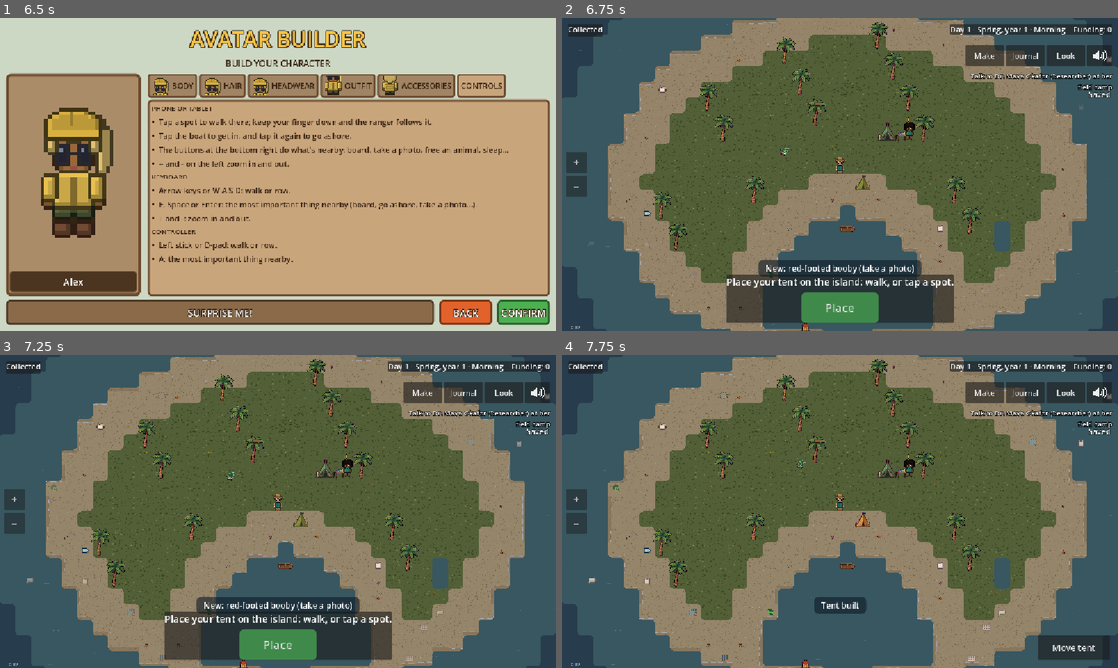
Above: before the commit, frames 1-4 (two rows, left to right).
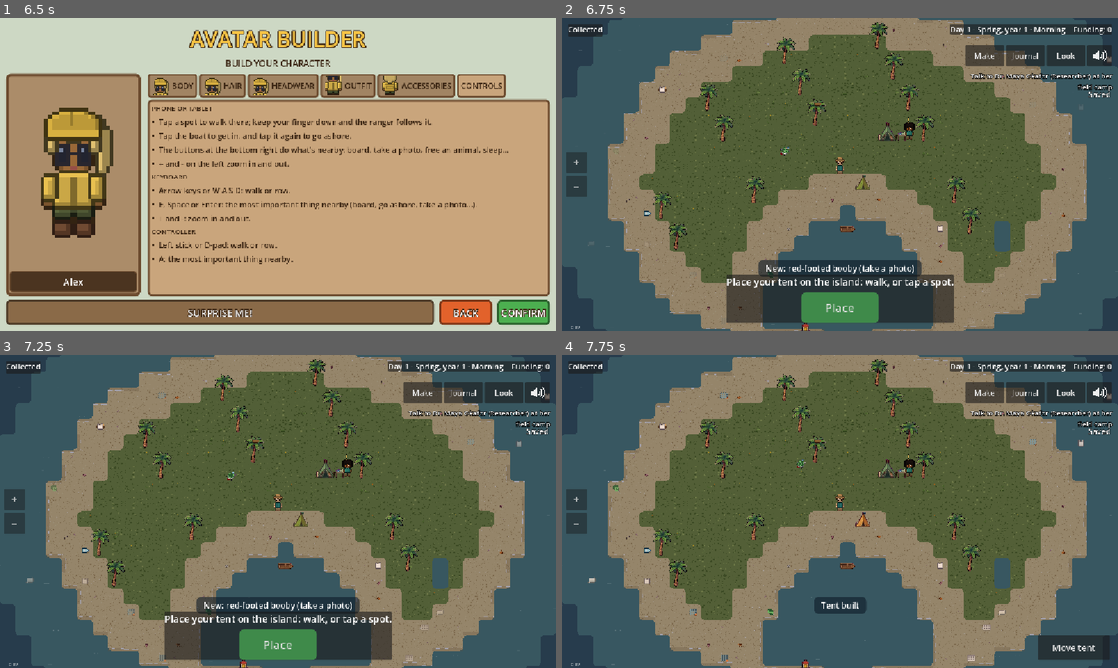
Above: after the commit, the same moments.

Repository: detronics-apps/ocean-haven
Game: Godot game, scene res://scenes/world/ocean_world.tscn
The game is run twice, just before and just after one commit, with the same random seed, the same clock (stepped at 60 frames per second) and the same inputs.
Inputs (mouse positions are in pixels of both pictures, inside the frame that each line leads up to):
- Up to frame 1 (6.5 s): click (72, 280) at 0.52 s; type "Alex" at 0.6 s; click "BODY" at 1.25 s; click "HAIR" at 2 s; click "HEADWEAR" at 2.75 s; click "OUTFIT" at 3.5 s; click "ACCESSORIES" at 4.25 s; click "CONTROLS" at 5 s; click "SURPRISE ME!" at 5.75 s
- Up to frame 2 (6.75 s): click "BACK" at 6.5 s
- Up to frame 3 (7.25 s): no input
- Up to frame 4 (7.75 s): click "Place" at 7.25 s

Frame 1 is identical in both runs. In frame 2, 0.4% of the frame differs, in the area x 8-95%, y 0-100%; in frame 3, 0.4%; in frame 4, 0.4%.

Commit message:
Funding balance: a founding grant, first photos, levelling off, rising costs
Maya hands over 200 from the fundraiser that sent the ranger to the island, with her camera
(Fleet.marked). The first photo of each species pays 50, later ones 20 a day. Visitor income
levels off on each island (the busiest facility in full, the next 75 %, then 56 %...). The rescue
station costs 300; the other signature buildings 500 / 650 / 800 along the chain; each Exploration
Ship 400 plus 160 per ship already built; upgrades cost more each level (the Make menu lists both).

Co-Authored-By: Claude Opus 5.5 <noreply@anthropic.com>

Diff:
--- a/data/buildings/coral_restoration_lab.tres
+++ b/data/buildings/coral_restoration_lab.tres
@@ -18,7 +18,7 @@
 order = 0
 size = Vector2i(3, 2)
 terrain = PackedStringArray("sand", "grass")
-cost_funding = 345
+cost_funding = 650
 cost_items = Dictionary[StringName, int]({&"wood": 5})
 facility = &"signature"
 one_per_island = true
--- a/data/buildings/deep_ocean_outpost.tres
+++ b/data/buildings/deep_ocean_outpost.tres
@@ -17,7 +17,7 @@
 size = Vector2i(2, 2)
 terrain = PackedStringArray("", "water")
 category = &"sea"
-cost_funding = 400
+cost_funding = 650
 cost_items = Dictionary[StringName, int]({&"wood": 6})
 facility = &"signature"
 one_per_island = true
--- a/data/buildings/expedition_boat.tres
+++ b/data/buildings/expedition_boat.tres
@@ -19,7 +19,7 @@
 texture = ExtResource("2_br52n")
 size = Vector2i(2, 1)
 terrain = PackedStringArray("water", "")
-cost_funding = 660
+cost_funding = 400
 one_per_island = true
 requires = &"dock"
 must_touch = &"dock"
@@ -35,3 +35,4 @@
 storage = 99
 storage_needs = &"cargo_module"
 stores = PackedStringArray("wood", "sapling", "coastal_sapling", "pine_sapling", "pisonia_sapling", "mangrove_propagule", "sand", "mud", "clean_water", "coral_fragment")
+cost_rises_by = 160
--- a/data/buildings/kelp_research_platform.tres
+++ b/data/buildings/kelp_research_platform.tres
@@ -15,7 +15,7 @@
 texture = ExtResource("2_krp")
 size = Vector2i(3, 2)
 terrain = PackedStringArray("sand", "grass")
-cost_funding = 345
+cost_funding = 500
 cost_items = Dictionary[StringName, int]({&"wood": 5})
 facility = &"signature"
 one_per_island = true
--- a/data/buildings/marine_rescue_station.tres
+++ b/data/buildings/marine_rescue_station.tres
@@ -15,7 +15,7 @@
 texture = ExtResource("2_mrs")
 size = Vector2i(3, 2)
 terrain = PackedStringArray("sand", "grass")
-cost_funding = 460
+cost_funding = 300
 cost_items = Dictionary[StringName, int]({&"wood": 6})
 facility = &"signature"
 one_per_island = true
--- a/data/buildings/polar_research_station.tres
+++ b/data/buildings/polar_research_station.tres
@@ -16,7 +16,7 @@
 order = 0
 size = Vector2i(2, 2)
 terrain = PackedStringArray("rock", "ice")
-cost_funding = 400
+cost_funding = 800
 cost_items = Dictionary[StringName, int]({&"wood": 6})
 facility = &"signature"
 one_per_island = true
--- a/data/buildings/waterworks_station.tres
+++ b/data/buildings/waterworks_station.tres
@@ -15,7 +15,7 @@
 texture = ExtResource("2_t")
 size = Vector2i(3, 2)
 terrain = PackedStringArray("sand", "grass", "mud")
-cost_funding = 345
+cost_funding = 500
 cost_items = Dictionary[StringName, int]({&"wood": 5})
 facility = &"signature"
 one_per_island = true
--- a/data/people/maya.tres
+++ b/data/people/maya.tres
@@ -38,9 +38,9 @@
 [sub_resource type="Resource" id="Topic_4"]
 script = ExtResource("2_t")
 id = &"photos"
-lines = PackedStringArray("Here, take my old camera. Could you photograph the animals for me? Walk up slowly, so they stay calm.", "And go and see Tom at the lighthouse. He's watched this beach for fifty years.")
+lines = PackedStringArray("Here, take my old camera. Could you photograph the animals for me? Walk up slowly, so they stay calm.", "And this is from the fundraiser back home that sent you here: 200 funding to get you started.", "And go and see Tom at the lighthouse. He's watched this beach for fifty years.")
 instead_when = PackedStringArray("met:tom")
-instead = PackedStringArray("Here, take my old camera. Could you photograph the animals for me? Walk up slowly, so they stay calm.")
+instead = PackedStringArray("Here, take my old camera. Could you photograph the animals for me? Walk up slowly, so they stay calm.", "And this is from the fundraiser back home that sent you here: 200 funding to get you started.")
 objective = SubResource("Goal_4")
 marks = &"camera"
 thanks = PackedStringArray("Look at this, {name}! Every animal here does something for this island, even the little ones.", "Now I want to know what changed for them.")
--- a/scripts/buildings/build_mode.gd
+++ b/scripts/buildings/build_mode.gd
@@ -240,7 +240,7 @@
 
 
 func can_afford(data: BuildingData) -> bool:
-	return has_enough(data.cost_funding, data.cost_litter, data.cost_items)
+	return has_enough(data.funding_cost(), data.cost_litter, data.cost_items)
 
 
 ## Whether the ranger has this much funding, litter and items (carried or stored).
@@ -284,7 +284,7 @@
 	if not _free:
 		if not can_afford(_data):
 			return false
-		pay(_data.cost_funding, _data.cost_litter, _data.cost_items)
+		pay(_data.funding_cost(), _data.cost_litter, _data.cost_items)
 	for old: Building in get_tree().get_nodes_in_group("buildings"):
 		# (only on this island: a house here doesn't take down a tent on another island)
 		if old.data.id == _data.replaces and Regions.nearest(old.global_position) == Regions.nearest(Terrain.centre_of(_cell)):
--- a/scripts/buildings/building.gd
+++ b/scripts/buildings/building.gd
@@ -475,11 +475,11 @@
 func upgrade() -> void:
 	if tier >= data.max_tier:
 		return
-	if not BuildMode.has_enough(data.upgrade_funding, data.upgrade_litter, data.upgrade_items):
+	if not BuildMode.has_enough(data.upgrade_funding_at(tier), data.upgrade_litter, data.upgrade_items):
 		get_tree().call_group("hud", "show_toast", "To upgrade your %s: %s" % [
-			data.display_name, data.upgrade_cost_text()])
-		return
-	BuildMode.pay(data.upgrade_funding, data.upgrade_litter, data.upgrade_items)
+			data.display_name, data.upgrade_cost_text(tier)])
+		return
+	BuildMode.pay(data.upgrade_funding_at(tier), data.upgrade_litter, data.upgrade_items)
 	tier += 1
 	var better := "pays %d funding per piece" % recycle_value()
 	if not data.range_per_tier.is_empty():
--- a/scripts/buildings/building_data.gd
+++ b/scripts/buildings/building_data.gd
@@ -49,6 +49,9 @@
 @export var tier_textures: Array[Texture2D] = []
 ## What each upgrade costs.
 @export var upgrade_funding := 0
+## Each one already built (on any island) adds this to the next one's funding: Exploration
+## Ships cost more the further the fleet has gone (the owner).
+@export var cost_rises_by := 0
 ## Litter each upgrade uses (recycling centres).
 @export var upgrade_litter := 0
 @export var upgrade_items: Dictionary[StringName, int] = {}
@@ -183,12 +186,30 @@
 
 ## "Needs 20 funding + 5 recycled litter + 2 wood." for menus and hints.
 func cost_text() -> String:
-	var text := describe_cost(cost_funding, cost_litter, cost_items)
+	var text := describe_cost(funding_cost(), cost_litter, cost_items)
 	return text + (" Upkeep: %d funding a day." % upkeep if upkeep > 0 else "")
 
 
-func upgrade_cost_text() -> String:
-	return describe_cost(upgrade_funding, upgrade_litter, upgrade_items)
+func upgrade_cost_text(tier := 1) -> String:
+	return describe_cost(upgrade_funding_at(tier), upgrade_litter, upgrade_items)
+
+
+## The funding the next one costs (cost_rises_by for each already built).
+func funding_cost() -> int:
+	if cost_rises_by <= 0:
+		return cost_funding
+	var built := 0
+	var tree := Engine.get_main_loop() as SceneTree
+	if tree:
+		for building: Node in tree.get_nodes_in_group("buildings"):
+			if building.get("data") and building.data.id == id and not building.is_queued_for_deletion():
+				built += 1
+	return cost_funding + cost_rises_by * built
+
+
+## Upgrading costs more each level (the owner): from tier 1 upgrade_funding, from tier 2 twice it.
+func upgrade_funding_at(tier: int) -> int:
+	return upgrade_funding * tier
 
 
 static func describe_cost(funding: int, litter: int, items: Dictionary) -> String:
--- a/scripts/systems/fleet.gd
+++ b/scripts/systems/fleet.gd
@@ -7,6 +7,8 @@
 
 signal objective_completed(region: RegionData, discovery: DiscoveryData)
 signal upgraded(discovery: DiscoveryData, level: int)
+## A flag set for the first time (Funding: Maya's camera brings the founding grant).
+signal marked(flag: StringName)
 
 ## Region ids whose objective is done, and discovery ids found / installed.
 var _completed := {}
@@ -131,6 +133,7 @@
 	if _flags.has(flag):
 		return
 	_flags[flag] = true
+	marked.emit(flag)
 	if flag in [GLASS_MADE, CLEAN_WATER_MADE] and reusable_bottles():
 		get_tree().call_group("hud", "show_toast", "Reusable glass bottles unlocked!\nGlass from the reef's sand and clean water from the clams: BlueHaven's facilities no longer use plastic drinking bottles, so no new ones drift in on any island.")
 	check()
--- a/scripts/systems/money_system.gd
+++ b/scripts/systems/money_system.gd
@@ -10,6 +10,13 @@
 
 ## Researchers buy the first photo of each species each day.
 const PHOTO_RESEARCH := 20
+## The first photo of each species pays this instead (the owner: something new to find pays).
+const FIRST_PHOTO := 50
+## Handed over by Maya with her camera: from the fundraiser that sent the ranger to the island.
+const FOUNDING_GRANT := 200
+## Visitor income levels off on each island: its busiest funding facility pays in full, the
+## next LEVEL_OFF of what it would, the next LEVEL_OFF squared... (the owner: no runaway income).
+const LEVEL_OFF := 0.75
 ## One-off grant when a species' first hatchlings reach the sea.
 const FIRST_HATCH_GRANT := 100
 
@@ -24,6 +31,7 @@
 	GameClock.new_day.connect(_on_new_day)
 	Journal.photographed.connect(_on_photographed)
 	Journal.hatched.connect(_on_hatched)
+	(func() -> void: Fleet.marked.connect(_on_marked)).call_deferred()  # (Fleet loads after Funding)
 
 
 func earn(amount: int, reason: String) -> void:
@@ -48,12 +56,21 @@
 ## until the ranger collects them.
 func _on_new_day(_day: int) -> void:
 	_pay_upkeep()
+	var by_island := {}  # (island -> [[visitors, building], ...])
 	for building: Building in get_tree().get_nodes_in_group("buildings"):
 		var amount := building.visitors_today()
-		if amount <= 0:
-			continue
-		building.add_funds(amount)
-		donations_waiting.emit(building, amount)
+		if amount > 0:
+			var island := Regions.nearest(building.global_position)
+			if not by_island.has(island):
+				by_island[island] = []
+			by_island[island].append([amount, building])
+	for island in by_island:
+		var list: Array = by_island[island]
+		list.sort_custom(func(a: Array, b: Array) -> bool: return a[0] > b[0])
+		for i in list.size():
+			var amount := maxi(1, roundi(list[i][0] * pow(LEVEL_OFF, i)))
+			list[i][1].add_funds(amount)
+			donations_waiting.emit(list[i][1], amount)
 
 
 ## Each morning, buildings with upkeep are looked after if there's funding for them (an
@@ -72,11 +89,20 @@
 		get_tree().call_group("hud", "show_toast", "Upkeep: -%d funding (%d buildings)" % [paid, count])
 
 
-func _on_photographed(animal: AnimalData, _count: int) -> void:
+func _on_photographed(animal: AnimalData, count: int) -> void:
 	if _photo_paid_day.get(animal.id, -1) == GameClock.day:
 		return
 	_photo_paid_day[animal.id] = GameClock.day
-	earn(PHOTO_RESEARCH, "Researchers are using your %s photo." % animal.display_name)
+	if count == 1:
+		earn(FIRST_PHOTO, "Your first %s photo: researchers are thrilled." % animal.display_name)
+	else:
+		earn(PHOTO_RESEARCH, "Researchers are using your %s photo." % animal.display_name)
+
+
+func _on_marked(flag: StringName) -> void:
+	if flag == &"camera" and not _grants.has("founding"):
+		_grants["founding"] = true
+		earn(FOUNDING_GRANT, "Maya handed you the fundraiser's grant that sent you here.")
 
 
 func _on_hatched(animal: AnimalData, count: int) -> void:
--- a/scripts/ui/build_menu.gd
+++ b/scripts/ui/build_menu.gd
@@ -89,7 +89,10 @@
 	# Only the name, what it does (one short line) and what it costs.
 	var lines: Array[String] = [data.display_name, data.summary if data.summary != "" else data.description, status]
 	if data.max_tier > 1 and not data.locked:  # (what an upgrade costs: the building's button just says Upgrade)
-		lines.append("Each upgrade: " + data.upgrade_cost_text().trim_prefix("Needs "))
+		var steps: Array[String] = []
+		for tier in range(1, data.max_tier):
+			steps.append(data.upgrade_cost_text(tier).trim_prefix("Needs ").trim_suffix("."))
+		lines.append("Upgrades: " + ", then ".join(steps) + ".")
 	var entry := card(data.texture, lines, data.locked)
 	entry.name = "Entry_" + data.id
 	if FACILITY_COLOURS.has(data.facility):
--- a/tests/test_building.gd
+++ b/tests/test_building.gd
@@ -145,9 +145,9 @@
 	_expect(paused, "menu pauses the game")
 	_expect(menu.find_child("Entry_dock", true, false).find_child("Build", true, false) != null,
 		"affordable building offers Build")
-	_expect(_entry_text(menu, "Entry_recycling_centre").contains("Each upgrade:") and _entry_text(menu, "Entry_recycling_centre").contains("funding"),
+	_expect(_entry_text(menu, "Entry_recycling_centre").contains("Upgrades:") and _entry_text(menu, "Entry_recycling_centre").contains(", then "),
 		"the Make menu says what an upgrade costs (%s)" % _entry_text(menu, "Entry_recycling_centre"))
-	_expect(not _entry_text(menu, "Entry_dock").contains("Each upgrade"), "(nothing to upgrade: no upgrade line)")
+	_expect(not _entry_text(menu, "Entry_dock").contains("Upgrades"), "(nothing to upgrade: no upgrade line)")
 	_expect(_entry_text(menu, "Entry_turtle_protection_area").contains("as many as you can"),
 		"protection areas at their limit say so")
 	_expect(menu.find_child("Entry_house", true, false).find_child("Build", true, false) == null,
--- a/tests/test_funding.gd
+++ b/tests/test_funding.gd
@@ -66,12 +66,12 @@
 	# --- Research photos: once per species per day ---
 	journal.photograph(turtle)
 	journal.photograph(turtle)
-	_expect(funding.balance == 40, "one paid photo per day (20 funding; got %d)" % funding.balance)
+	_expect(funding.balance == 70, "one paid photo per day (the first of a species 50; got %d)" % funding.balance)
 
 	# --- Grant for the first hatchlings, once ---
 	journal.record_hatch(turtle, 3)
 	journal.record_hatch(turtle, 3)
-	_expect(funding.balance == 140, "one-off hatchling grant (got %d)" % funding.balance)
+	_expect(funding.balance == 170, "one-off hatchling grant (got %d)" % funding.balance)
 
 	# --- House replaces the tent ---
 	build_mode.add_building(load("res://data/buildings/tent.tres"), Vector2i(-1, -1))
@@ -87,7 +87,7 @@
 	await process_frame
 	var ids := get_nodes_in_group("buildings").map(func(b: Node) -> StringName: return b.data.id)
 	_expect(&"house" in ids and not &"tent" in ids, "tent replaced by the house")
-	_expect(funding.balance == 20 and inventory.total() == 0 and inventory.count(&"wood") == 0,
+	_expect(funding.balance == 50 and inventory.total() == 0 and inventory.count(&"wood") == 0,
 		"house cost 120 funding + 10 litter + 2 wood")
 
 	# --- The house stores wood; building uses carried wood, then stored ---
@@ -117,7 +117,7 @@
 	_expect(not build_mode.can_place(dock, Vector2i(-3, -3)), "dock can't go on grass")
 	_expect(not build_mode.can_place(dock, Vector2i(-30, 0)), "a dock plank must connect to the shore")
 	_expect(build_mode.place_at(Vector2i(0, 2)), "dock plank built at the lagoon beach")
-	_expect(funding.balance == 197, "a dock plank costs 23 funding, no litter (left %d)" % funding.balance)
+	_expect(funding.balance == 227, "a dock plank costs 23 funding, no litter (left %d)" % funding.balance)
 	_expect(not funding.spend(1000), "can't overspend")
 
 	# --- Recycling centre: turn litter into funding ---
--- a/tests/test_people.gd
+++ b/tests/test_people.gd
@@ -48,8 +48,8 @@
 	var lines: Array = people.talk(maya)
 	var texts: Array = lines.map(func(l: Dictionary) -> String: return l.text)
 	_expect(texts[0].contains("I'm Maya, a researcher") and texts.any(func(t: String) -> bool: return t.contains("take my old camera"))
-		and texts.any(func(t: String) -> bool: return t.contains("go and see Tom")) and texts.size() == 3,
-		"Maya's first talk is short: hello, her camera, then off to Tom (%s)" % [texts])
+		and texts.any(func(t: String) -> bool: return t.contains("go and see Tom")) and texts.any(func(t: String) -> bool: return t.contains("fundraiser")) and texts.size() == 4,
+		"Maya's first talk is short: hello, her camera and the grant, then off to Tom (%s)" % [texts])
 	_expect(texts[0].contains("Sam, the new ranger"), "she calls the ranger by their name (%s)" % texts[0])
 	_expect(root.get_node("Fleet").has_flag(&"camera"), "she gave the ranger her camera")
 	_expect(not hud.objective_text().begins_with("Goal:"), "the objective doesn't show while she's still talking")
Not shown, changed: CLAUDE.md
